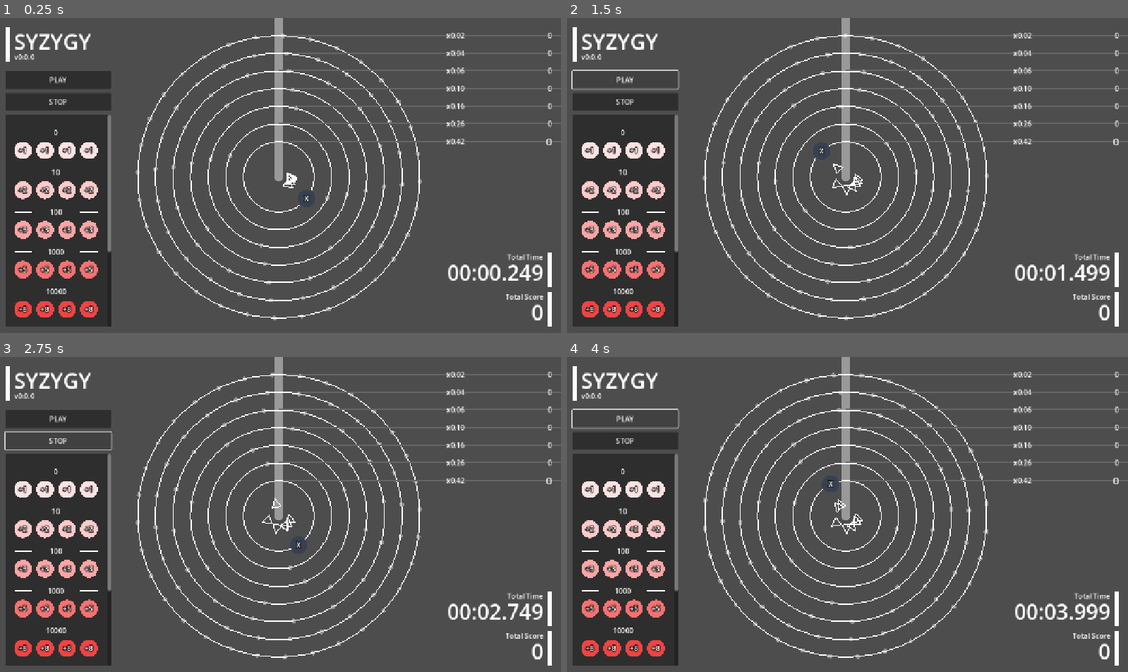
Above: before the commit, frames 1-4 (two rows, left to right).
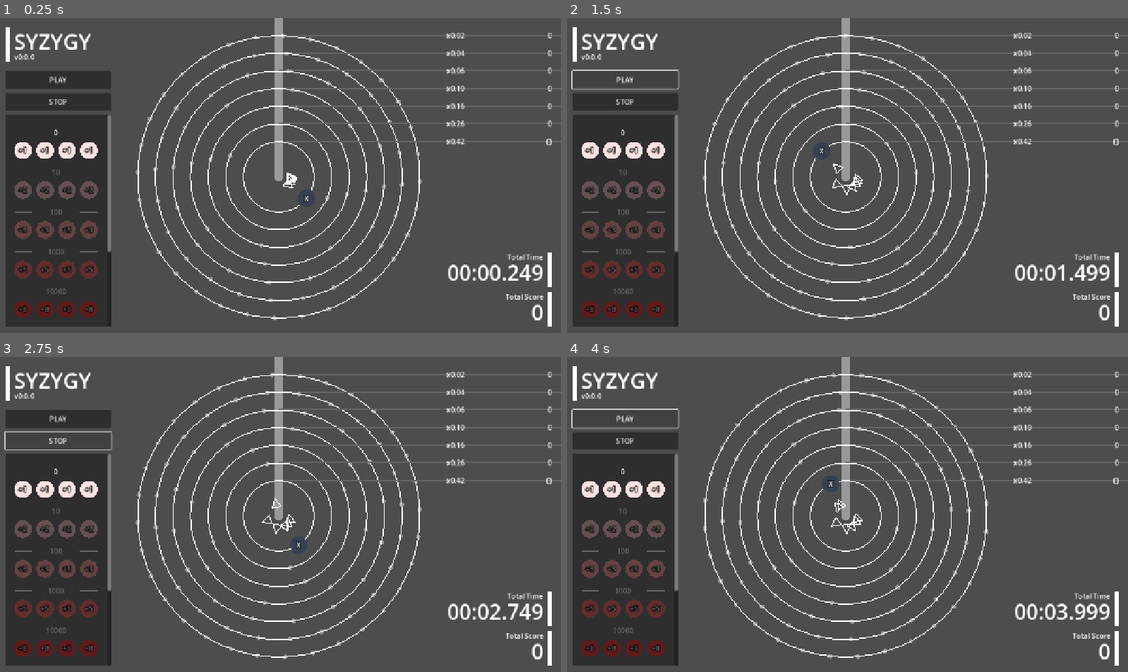
Above: after the commit, the same moments.

Repository: kamikoloss/syzygy
Game: Godot game, scene res://scenes/main.tscn
The game is run twice, just before and just after one commit, with the same random seed, the same clock (stepped at 60 frames per second) and the same inputs.
Inputs:
- Up to frame 1 (0.25 s): no input
- Up to frame 2 (1.5 s): click "PLAY" at 0.5 s; click "PLAY" at 1.25 s
- Up to frame 3 (2.75 s): click "STOP" at 2 s
- Up to frame 4 (4 s): click "STOP" at 2.75 s; click "PLAY" at 3.5 s

The runs differ from the first frame. In frame 1, 2.4% of the frame differs, in the area x 2-18%, y 47-96%; in frame 2, 2.4%; in frame 3, 2.4%; in frame 4, 2.4%.

Commit message:
update to unlock storage when total score changed

Diff:
--- a/scenes/chip_storage.gd
+++ b/scenes/chip_storage.gd
@@ -11,10 +11,13 @@
     set(v):
         price = v
         _label_price.text = str(price)
-var locked := false:
+var is_locked := false:
     set(v):
-        locked = v
-        if locked:
+        is_locked = v
+        if is_locked:
             modulate = LOCKED_COLOR
         else:
             modulate = Color.WHITE
+        for node in chips_parent.get_children():
+            if node is Chip:
+                node.is_locked = is_locked
--- a/scenes/main.gd
+++ b/scenes/main.gd
@@ -25,6 +25,7 @@
         total_score = v
         var tween := create_tween().set_ease(Tween.EASE_OUT).set_trans(Tween.TRANS_QUINT)
         tween.tween_method(func(x): _label_total_score.text = str(x), before, total_score, SCORE_CHANGE_DURATION)
+        _try_unlock_storages()
 var stack_scores_sum := 0:
     set(v):
         var before = stack_scores_sum
@@ -53,14 +54,15 @@
     _label_version.text = ProjectSettings.get_setting("application/config/version")
     _label_score_sum = _label_line_score_parent.get_child(Rail.RAIL_NUMBER_SUM)
 
+    # init
+    _init_rails()
+    _init_chip_storages()
+
     # Score
+    # MUST after _init_chip_storages()
     total_score = 0
     stack_scores_sum = 0
     _reset_stack_scores()
-
-    # init
-    _init_rails()
-    _init_chip_storages()
 
 
 func _process(delta: float) -> void:
@@ -152,3 +154,12 @@
                 new_chip.type = data[0]
                 new_chip.price = price
                 chip_storage.chips_parent.add_child(new_chip)
+            # MUST after chip_storage.chips_parent.add_child()
+            chip_storage.is_locked = true
+
+
+func _try_unlock_storages() -> void:
+    for node in _chip_storages_parent.get_children():
+        if node is ChipStorage:
+            if node.is_locked and node.price <= total_score:
+                node.is_locked = false
